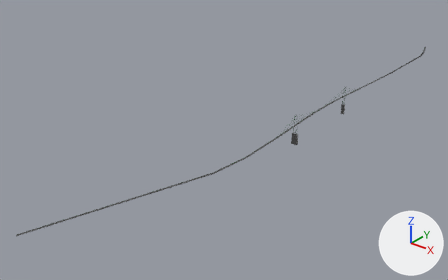
Two versions of the Blender file ogdensburg-prescott-bridge.blend, one commit apart.
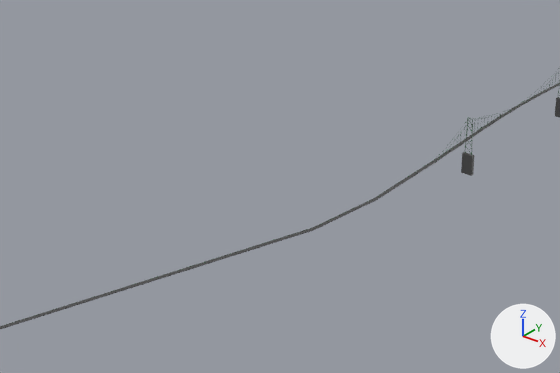
The first picture shows the older version from a 50 mm lens placed at (1192.0, -2116.0, 1075.0), pointed at (-321.0, -225.0, -98.0). The close-ups show both versions on the part from 11% to 77% of the width and 19% to 89% of the height of that picture; other places that the commit changed are outside them. The axes (+X, +Y, +Z) are drawn at lower right. The lights are the same throughout.

Before the edit, the objects in view are built like this:
```python
me_cube_001 = bpy.data.meshes.new('Cube.001')
me_cube_001.from_pydata(...)  # 92 vertices, 89 faces; spans x -66.1..1.0, y -6.7..6.4, z -123.8..15.0
me_cube_001.materials.append(mat_road)  # dark grey #4a4a4a
ob_main_span = bpy.data.objects.new('Main span', me_cube_001)
ob_main_span.location = (1.0, 27.0, 46.0)
ob_main_span.scale = (4.18, 198.0, 0.372)
```
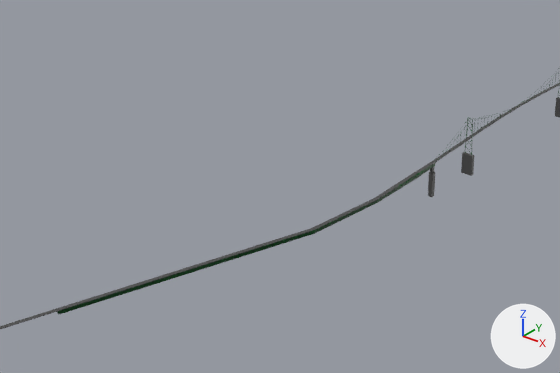
Boxes (x1, y1, x2, y2) around the edits, measured in the close-ups (560 x 373 px):
'Girders', added (green)
    after: (57, 163, 435, 314)
'North central footing', added
    after: (428, 167, 435, 197)

Patch to the scene script:
```diff
--- a/ogdensburg-prescott-bridge.blend.py
+++ b/ogdensburg-prescott-bridge.blend.py
@@ me_cube_007 @@
+me_cube_007.from_pydata([(145.0, 8.0, -3.0), (328.0, 8.0, -9.0), (145.0, -8.0, -3.0), (328.0, -8.0, -9.0), (83.0, 8.0, -5.0), (266.0, 8.0, -10.0), (83.0, -8.0, -5.0), (266.0, -8.0, -10.0), (345.0, 9.0, -7.0), (1022.0, 9.0, -29.0), (345.0, -9.0, -7.0), (1022.0, -9.0, -29.0), (228.0, 9.0, -11.0), (904.0, 9.0, -33.0), (228.0, -9.0, -11.0), (904.0, -9.0, -33.0)], [], [(0, 4, 6, 2), (3, 2, 6, 7), (7, 6, 4, 5), (5, 1, 3, 7), (1, 0, 2, 3), (5, 4, 0, 1), (8, 12, 14, 10), (11, 10, 14, 15), (15, 14, 12, 13), (13, 9, 11, 15), (9, 8, 10, 11), (13, 12, 8, 9)])
+me_cube_007.materials.append(mat_road)  # dark grey #4a4a4a
@@ me_cube_006 @@
+me_cube_006.from_pydata(...)  # 161 vertices, 91 faces, 12 loose edges; spans x -49.1..1.4, y -5.7..4.9, z -120.3..-22.1
+me_cube_006.materials.append(mat_dark_green)  # dark green #074f1e
@@ ob_north_central_footing @@
+ob_north_central_footing = bpy.data.objects.new('North central footing', me_cube_007)
+ob_north_central_footing.location = (1.0, -308.0, 39.0)
+ob_north_central_footing.rotation_euler = (0.0, 0.785, 0.0)  # degrees (0, 45, 0)
+ob_north_central_footing.scale = (0.0565, 0.528, 1.76)
@@ ob_girders @@
+ob_girders = bpy.data.objects.new('Girders', me_cube_006)
+ob_girders.location = (1.0, 27.0, 46.0)
+ob_girders.scale = (4.18, 198.0, 0.372)
```
